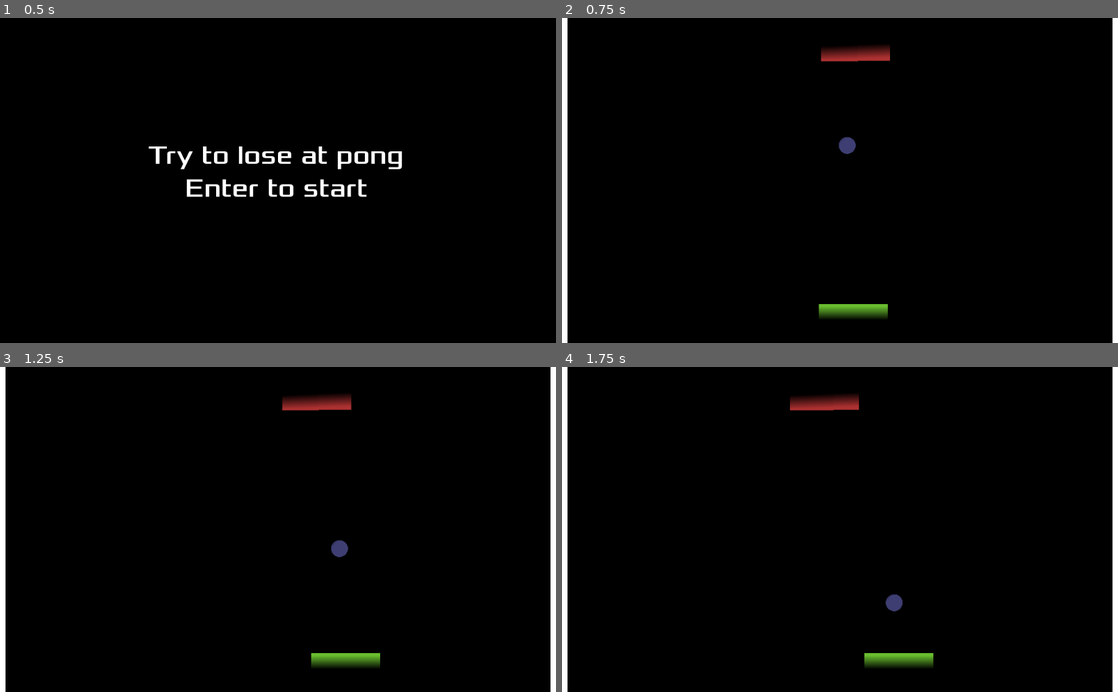
Above: before the commit, frames 1-4 (two rows, left to right).
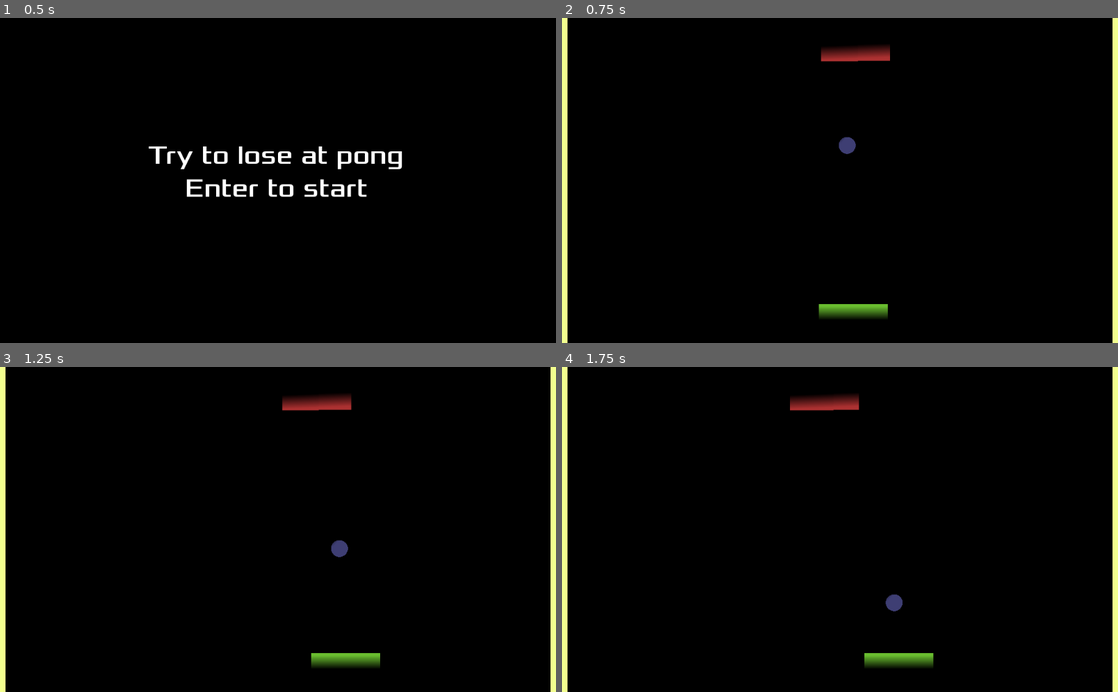
Above: after the commit, the same moments.

Repository: timmmmmb/Wowie-Jam-3.0
Game: Godot game, scene res://scenes/Menu.tscn
Two runs of this game, one before a commit and one after it. Both use one fixed random seed, a clock stepped at 60 frames per second and the inputs below.
Inputs:
- Up to frame 1 (0.5 s): no input
- Up to frame 2 (0.75 s): tap Enter (enter) at 0.5 s; hold D (right) from 0.53 s (still down); hold Enter (enter) from 0.53 s (still down)
- Up to frame 3 (1.25 s): keep holding D (right); keep holding Enter (enter)
- Up to frame 4 (1.75 s): release D (right) at 1.28 s; release Enter (enter) at 1.28 s; hold A (left) from 1.28 s (still down); tap Enter (enter) at 1.35 s

Frame 1 is identical in both runs. In frame 2, 2.0% of the frame differs, in the area x 0-100%, y 0-100%; in frame 3, 2.0%; in frame 4, 2.0%.

Commit message:
added audio to the game

Diff:
--- a/project.godot
+++ b/project.godot
@@ -50,9 +50,9 @@
 
 [application]
 
-config/name="Wowie- Jam- 3 . 0"
+config/name="Reverse Pong"
 run/main_scene="res://scenes/Menu.tscn"
-config/icon="res://icon.png"
+config/icon="res://assets/images/Logo.png"
 
 [input]
 
--- a/scenes/Ball.gd
+++ b/scenes/Ball.gd
@@ -35,6 +35,7 @@
 	velocity *= speed
 	var collision = move_and_collide(velocity * delta)
 	if collision:
+		$Pop.play()
 		var motion = collision.remainder.bounce(collision.normal)
 		velocity = velocity.bounce(collision.normal)
 # warning-ignore:return_value_discarded
--- a/scenes/Ball.tscn
+++ b/scenes/Ball.tscn
@@ -1,7 +1,8 @@
-[gd_scene load_steps=4 format=2]
+[gd_scene load_steps=5 format=2]
 
 [ext_resource path="res://assets/images/Ball.png" type="Texture" id=1]
 [ext_resource path="res://scenes/Ball.gd" type="Script" id=2]
+[ext_resource path="res://assets/audio/sfx/Pop.ogg" type="AudioStream" id=3]
 
 [sub_resource type="CircleShape2D" id=1]
 radius = 32.1898
@@ -14,3 +15,6 @@
 
 [node name="Collision" type="CollisionShape2D" parent="."]
 shape = SubResource( 1 )
+
+[node name="Pop" type="AudioStreamPlayer2D" parent="."]
+stream = ExtResource( 3 )
--- a/scenes/Menu.tscn
+++ b/scenes/Menu.tscn
@@ -1,7 +1,8 @@
-[gd_scene load_steps=3 format=2]
+[gd_scene load_steps=4 format=2]
 
 [ext_resource path="res://assets/font/font48pt.tres" type="DynamicFont" id=1]
 [ext_resource path="res://scenes/Menu.gd" type="Script" id=2]
+[ext_resource path="res://assets/audio/music/Arcade fast flow1_Intro.ogg" type="AudioStream" id=3]
 
 [node name="Menu" type="Node2D"]
 script = ExtResource( 2 )
@@ -19,3 +20,8 @@
 __meta__ = {
 "_edit_use_anchors_": false
 }
+
+[node name="AudioStreamPlayer2D" type="AudioStreamPlayer2D" parent="."]
+position = Vector2( 512, 296 )
+stream = ExtResource( 3 )
+autoplay = true
--- a/scenes/Pong.gd
+++ b/scenes/Pong.gd
@@ -2,10 +2,12 @@
 class_name Pong
 
 func win() -> void:
+	$Score2.play()
 	$WinScreen.visible = true
 
 
 func loose() -> void:
+	$Score.play()
 	$LoosScreen.visible = true
 
 
--- a/scenes/Pong.tscn
+++ b/scenes/Pong.tscn
@@ -6,6 +6,8 @@
 [ext_resource path="res://scenes/Ball.tscn" type="PackedScene" id=4]
 [ext_resource path="res://assets/font/font36pt.tres" type="DynamicFont" id=5]
 [ext_resource path="res://scenes/Pong.gd" type="Script" id=6]
+[ext_resource path="res://assets/audio/music/Arcade fast flow1.ogg" type="AudioStream" id=7]
+[ext_resource path="res://assets/audio/sfx/Score.ogg" type="AudioStream" id=8]
 
 [sub_resource type="RectangleShape2D" id=1]
 extents = Vector2( 496, 10 )
@@ -84,6 +86,19 @@
 
 [node name="CollisionShape2D" type="CollisionShape2D" parent="BotLoss"]
 shape = SubResource( 1 )
+
+[node name="Music" type="AudioStreamPlayer2D" parent="."]
+position = Vector2( 512, 264 )
+stream = ExtResource( 7 )
+autoplay = true
+
+[node name="Score" type="AudioStreamPlayer2D" parent="."]
+position = Vector2( 512, -48 )
+stream = ExtResource( 8 )
+
+[node name="Score2" type="AudioStreamPlayer2D" parent="."]
+position = Vector2( 512, 640 )
+stream = ExtResource( 8 )
 [connection signal="body_entered" from="PlayerLoss" to="." method="_on_PlayerLoss_body_entered"]
 [connection signal="body_entered" from="BotLoss" to="." method="_on_BotLoss_body_entered"]
 
--- a/scenes/Wall.tscn
+++ b/scenes/Wall.tscn
@@ -10,9 +10,11 @@
 margin_top = -10.0
 margin_right = 256.0
 margin_bottom = 10.0
+color = Color( 0.956863, 1, 0.564706, 1 )
 __meta__ = {
 "_edit_use_anchors_": false
 }
 
 [node name="Collision" type="CollisionShape2D" parent="."]
+visible = false
 shape = SubResource( 1 )
Not shown, added: assets/audio/music/Arcade fast flow1.ogg.import
Not shown, added: assets/audio/music/Arcade fast flow1_Intro.ogg.import
Not shown, added: assets/audio/sfx/Pop.ogg.import
Not shown, added: assets/audio/sfx/Score.ogg.import
Binary file added: assets/images/Logo.ico
Binary file added: assets/images/Logo.png
Not shown, changed: assets/images/Logo.png.import
Binary file removed: icon.png
Not shown: 1 places in scenes/Pong.tscn that only renumber resources
Not shown, changed: .gitignore
Not shown, added: assets/audio/music/Arcade fast flow1.ogg
Not shown, added: assets/audio/music/Arcade fast flow1_Intro.ogg
(and 2 more such lines)
